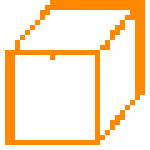
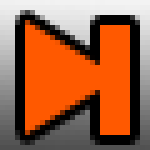
The second (150, 150) image is a revision of the first. Changes to its layers:
hid group "Grupo 1 copia 5" (11 layers) over [5, 0, 145, 150]
added group "playpause" with 8 layers above "Grupo 1" over [0, 0, 150, 150]
added layer "Polígono 1 copia 5" in group "playpause" over [25, 20, 130, 135]
added layer "Capa 10" (77%) in group "playpause" over [0, 0, 150, 150]
